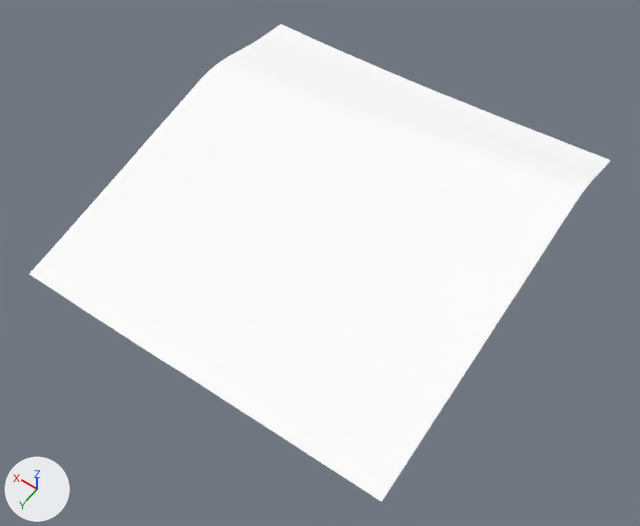
An edit to the glTF model games/yorimichi/assets/belmonte/meshes/SM_BM_BT_Terrain_4_0.glb, drawn before and after from the same camera.
The view is the same before and after, from a 50 mm camera at (-80.0, -180.0, 420.0) aimed at (114.0, -451.0, -6.0). Every picture has the same lights, and +X, +Y and +Z are marked at lower left. The picture after the commit comes second.

In view in the first picture: 'SM_BM_BT_Terrain_4_0'.
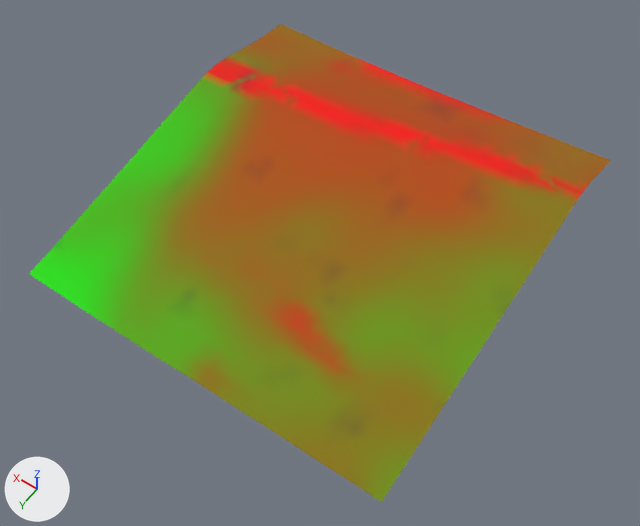
Location of each change, [x1, y1, x2, y2] in pixels of the pictures (640 x 526 px):
part 1 of me_sm_bt_terrain_4_0, recoloured (white to yellow): [156, 51, 575, 502] in both
part 2 of me_sm_bt_terrain_4_0, recoloured (white to green): [29, 79, 512, 501] in both
part 3 of me_sm_bt_terrain_4_0, recoloured (white to brown): [192, 24, 611, 381] in both
part 4 of me_sm_bt_terrain_4_0, recoloured (white to orange): [209, 56, 592, 349] in both

The edits, one by one:
me_sm_bt_terrain_4_0 has 997 vertices, 1886 faces and spans x 0.0..256.0, y -600.0..-344.0, z -11.0..39.0.
me_sm_bt_terrain_4_0 is used by ob_sm_bm_bt_terrain_4_0; location (0.0, 0.0, 0.0).
me_sm_bt_terrain_4_0 part 1: 638 faces centred in x 2.0..253.0, y -555.0..-347.0, z -6.0..38.0 are repainted in the vertex colours; the middle colour goes from white #ffffff to yellow #857900.
me_sm_bt_terrain_4_0 part 2: 432 faces centred in x 2.0..253.0, y -514.0..-347.0, z -10.0..26.0 are repainted in the vertex colours; the middle colour goes from white #ffffff to green #57a800.
me_sm_bt_terrain_4_0 part 3: 354 faces centred in x 2.0..253.0, y -595.0..-390.0, z 3.0..39.0 are repainted in the vertex colours; the middle colour goes from white #ffffff to brown #a05e00.
me_sm_bt_terrain_4_0 part 4: 462 faces centred in x 2.0..253.0, y -595.0..-398.0, z 4.0..39.0 are repainted in the vertex colours; the middle colour goes from white #ffffff to orange #b74800.
